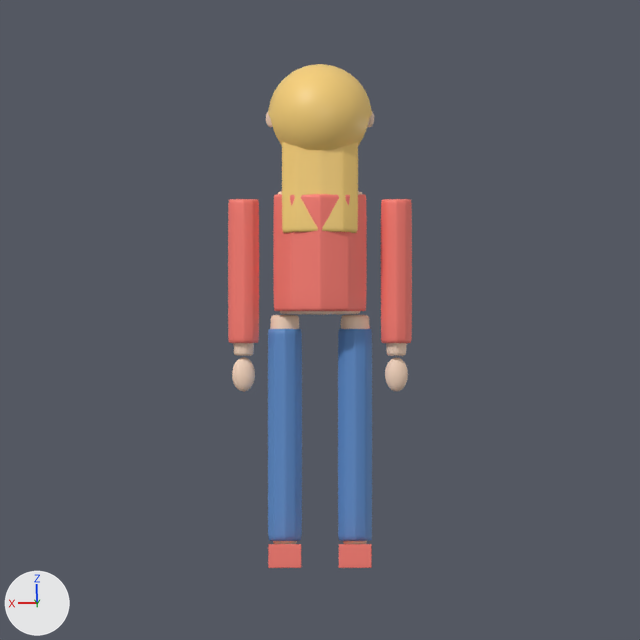
Before and after pictures for a commit that changed the Blender file assets-src/avatars/zoe/zoe.blend.
The view is the same before and after, from the file's camera 'Camera'. The axes (+X, +Y, +Z) are drawn at lower left. The lights are the same throughout. The older version comes first.

In view in the first picture: 'Body', 'ClothingBottom', 'ClothingShoes', 'ClothingTop', 'Hair', 'Sleeve.L', 'Sleeve.R'.
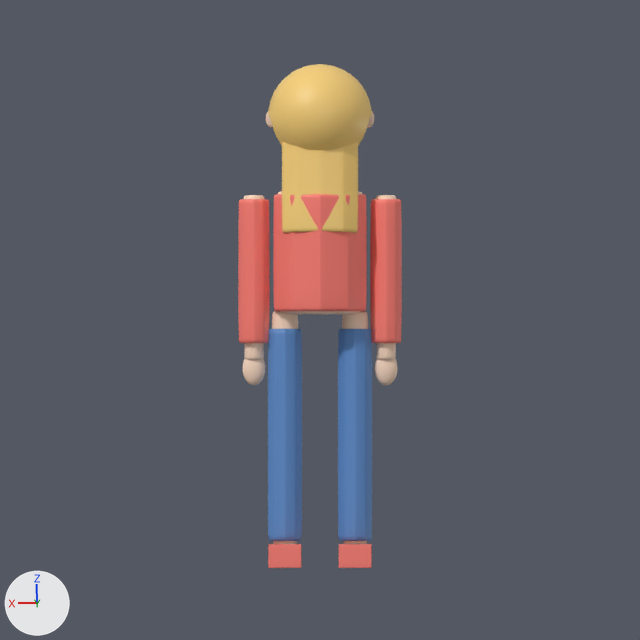
What the commit changed:
me_cylinder is used by ob_body; location (0.0, 0.0, 0.693).
me_cylinder had 10220 vertices, 10192 faces and spanned x -0.214..0.214, y -0.134..0.125, z -0.692..0.516.
me_cylinder now has 12660 vertices, 12624 faces and spans x -0.19..0.19, y -0.134..0.125, z -0.692..0.516.
me_cylinder part 1: the loose piece of 610 vertices spanning x -0.213..-0.157, y -0.019..0.019, z -0.269..-0.186 is moved by (0.025, 0.0, 0.015).
me_cylinder part 2: the loose piece of 610 vertices spanning x 0.157..0.213, y -0.019..0.019, z -0.269..-0.186 is moved by (-0.025, 0.0, 0.015).
me_cylinder part 3: a new loose piece of 542 vertices spanning x -0.19..-0.13, y -0.031..0.031, z -0.012..0.207, in mat_skin (beige #fddcc3).
me_cylinder part 4: a new loose piece of 542 vertices spanning x 0.13..0.19, y -0.031..0.031, z -0.012..0.207, in mat_skin (beige #fddcc3).
me_cylinder part 5: 20 vertices moved within x -0.169..0.169, y -0.031..0.031, z -0.222..-0.001; 3212 vertices removed from x -0.214..0.214, y -0.036..0.036, z -0.362..0.197; 3348 vertices added at x -0.183..0.183, y -0.037..0.037, z -0.4..0.007.
Other edits to the shape of me_cylinder do not show in these pictures.
Object 'Sleeve.L' (ob_sleeve_l) moves from (-0.185, 0.0, 0.715) to (-0.16, 0.0, 0.715).
Object 'Sleeve.R' (ob_sleeve_r) moves from (0.185, 0.0, 0.715) to (0.16, 0.0, 0.715).

Changed parts and their boxes (x1, y1, x2, y2) in the pictures (640 x 640 px; the box of a moved part takes in the faces that stretch with it):
'Sleeve.L', moved
    before: (381, 199, 412, 343)
    after: (370, 199, 402, 343)
'Sleeve.R', moved
    before: (228, 199, 259, 343)
    after: (238, 199, 270, 343)
'Body', reshaped (11% narrower)
    before: (232, 112, 408, 544)
    after: (242, 112, 398, 544)
part 1 of me_cylinder, moved or reshaped
    before: (385, 357, 408, 392)
    after: (375, 359, 398, 385)
part 2 of me_cylinder, moved or reshaped
    before: (232, 357, 255, 392)
    after: (242, 359, 265, 385)
part 3 of me_cylinder, added
    after: (376, 195, 396, 199)
part 4 of me_cylinder, added
    after: (244, 195, 264, 199)
part 5 of me_cylinder, moved or reshaped
    before: (233, 315, 407, 356)
    after: (244, 311, 396, 360)
